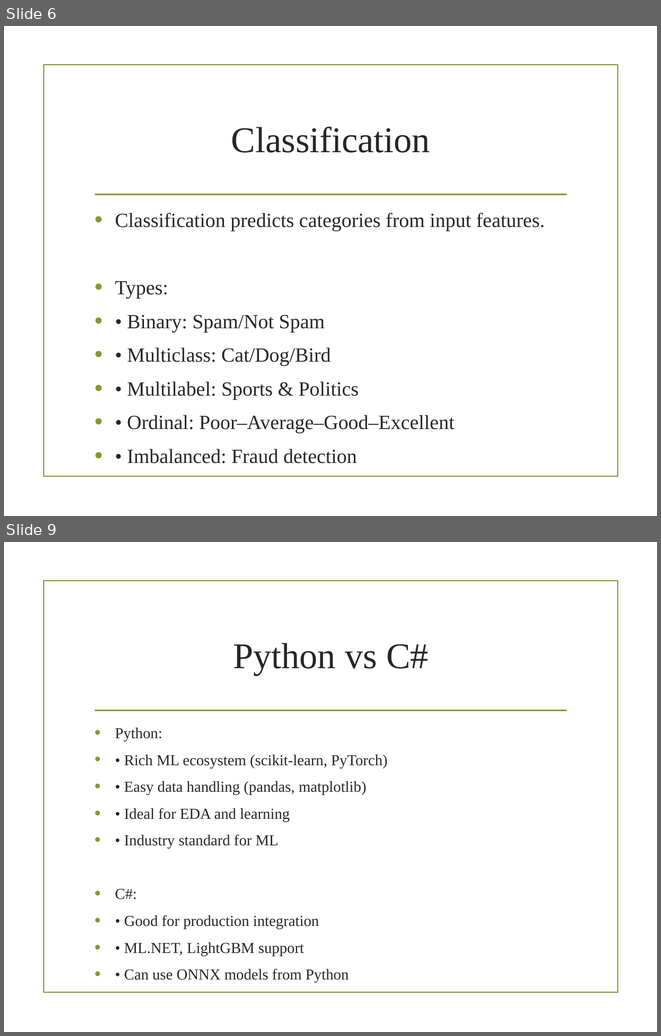
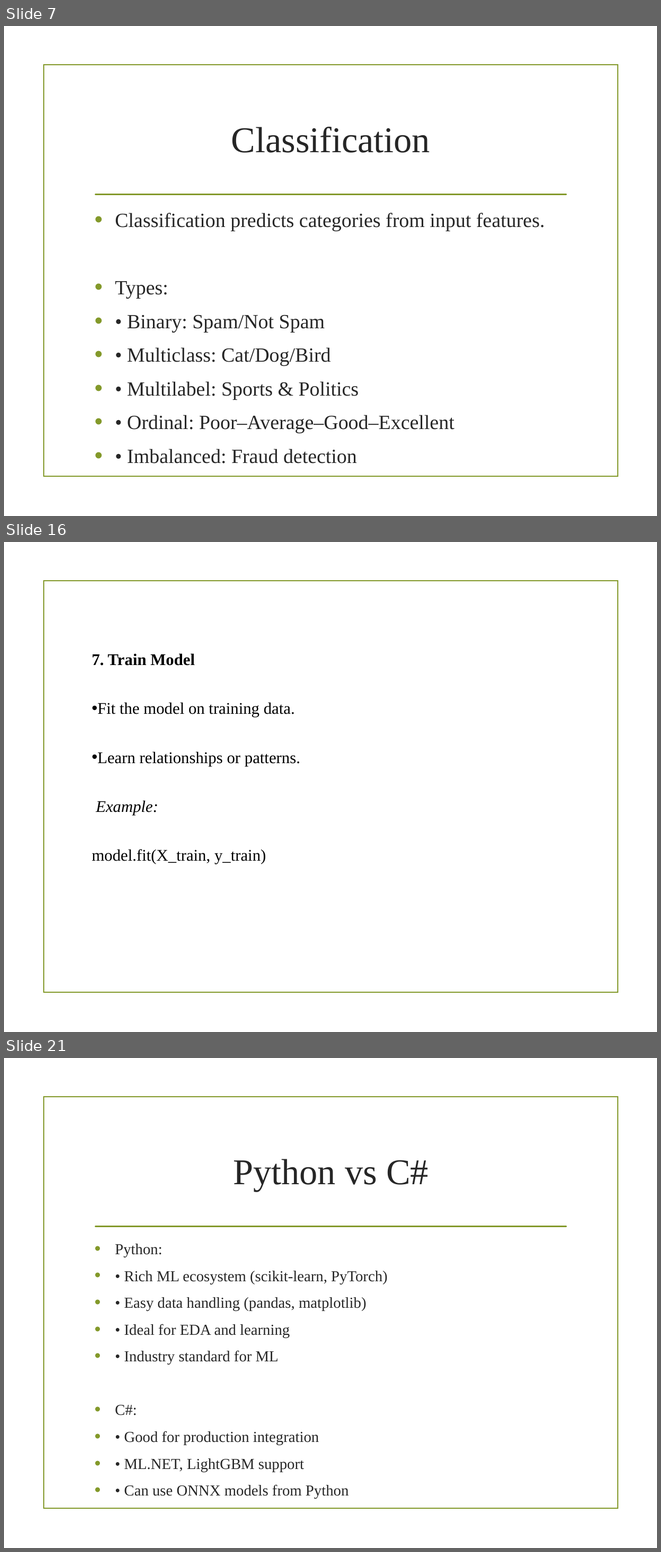
Before and after one commit to gecezeeshan/QuickRef, a slide deck: DataScience/Machine_Learning_Overview.pptx. Shown one above the other, each under a label of ours: slides 6 and 9 before the commit, slides 7, 16 and 21 after it; the slides between them are not shown. The pictures are 661x1036 and 661x1552 pixels, drawn with LibreOffice and Linux fonts; fonts in the diff are those of the drawing; background and template pictures are left out. Boxes give left, top, right and bottom in pixels: in the first picture for what was removed or moved away, otherwise in the second. Text is boxed around its words. In the diff, an @@ line names an element or a change of style, - is before the commit and + after.

```diff
--- a/DataScience/Machine_Learning_Overview.pptx
+++ b/DataScience/Machine_Learning_Overview.pptx
@@ slide 16 added at [4, 542, 657, 1032], background picture (left out); not listed: 1 template element that a slide beside it also shows @@
@@ text added at [92, 653, 300, 864], 18 pt, text #000000 @@
+7. Train Model
+• Fit the model on training data.
+• Learn relationships or patterns.
+Example:
+model.fit(X_train, y_train)
@@ what was slide 6 is now slide 7 @@
@@ what was slide 9 is now slide 21 @@
```
Also in this commit, not shown: 5 slides changed, 12 other slides added, 1 slide removed, 4 other files.
